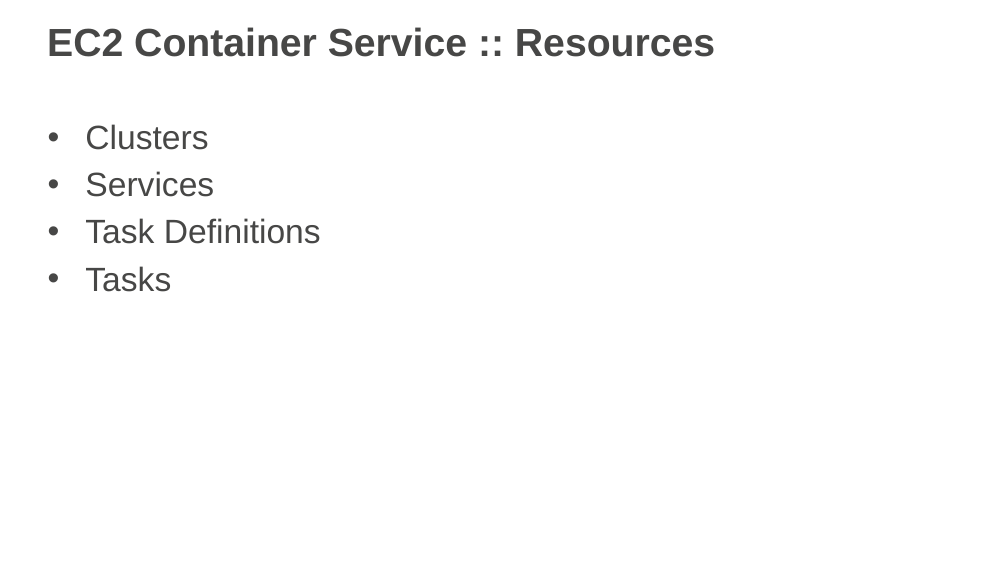
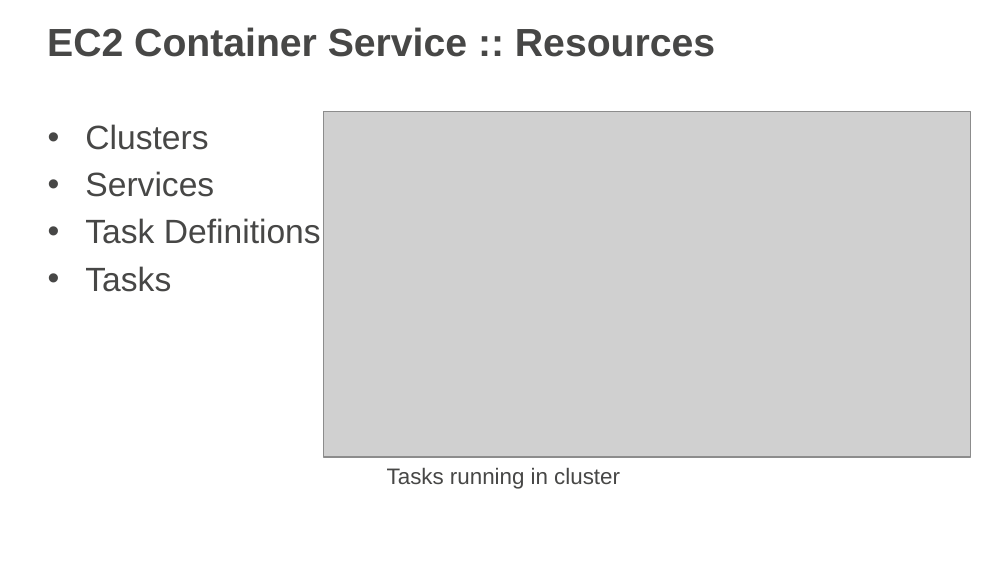
Before and after one commit to remind101/reInvent-2015, a slide deck: slide 17 of slides/slides-loft.pptx (slide 18 before the commit). Drawn at 1008x567 pixels with LibreOffice and Linux fonts; fonts in the diff are those of the drawing; grey boxes stand for pictures; background and template pictures are left out. Boxes give left, top, right and bottom in pixels: in the first picture for what was removed or moved away, otherwise in the second. Text is boxed around its words. In the diff, an @@ line names an element or a change of style, - is before the commit and + after.

```diff
--- a/slides/slides-loft.pptx
+++ b/slides/slides-loft.pptx
@@ picture added at <box>324,111,971,457</box> @@
@@ text added at <box>387,467,620,489</box>, 16 pt, text #474746 @@
+Tasks running in cluster
```
Also in this commit, not shown: 4 other slides changed, 2 slides added, 2 slides removed.
